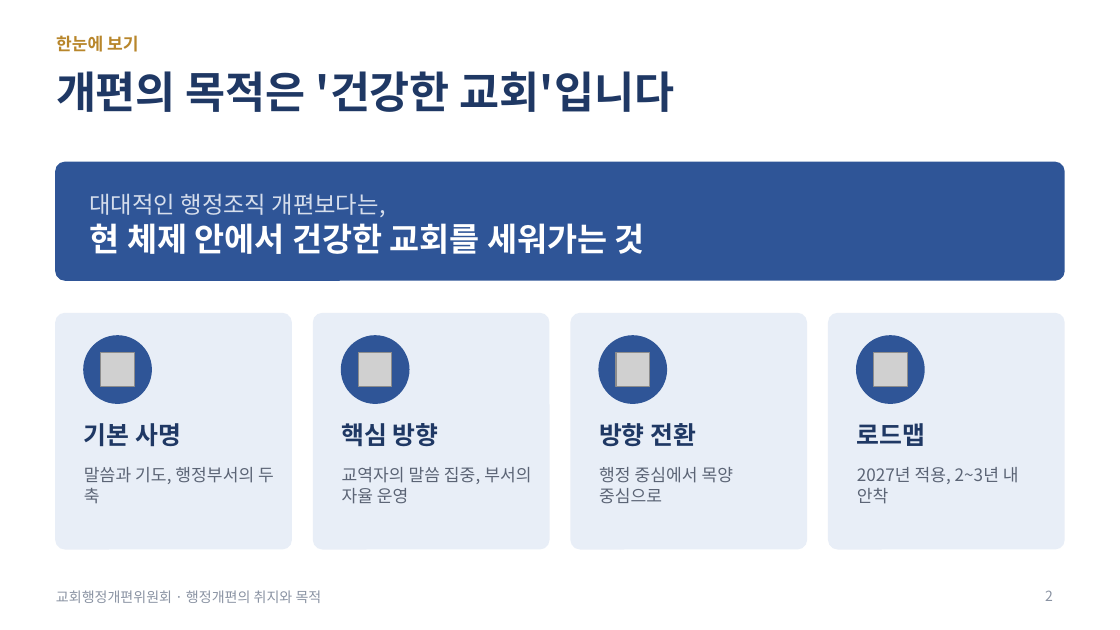
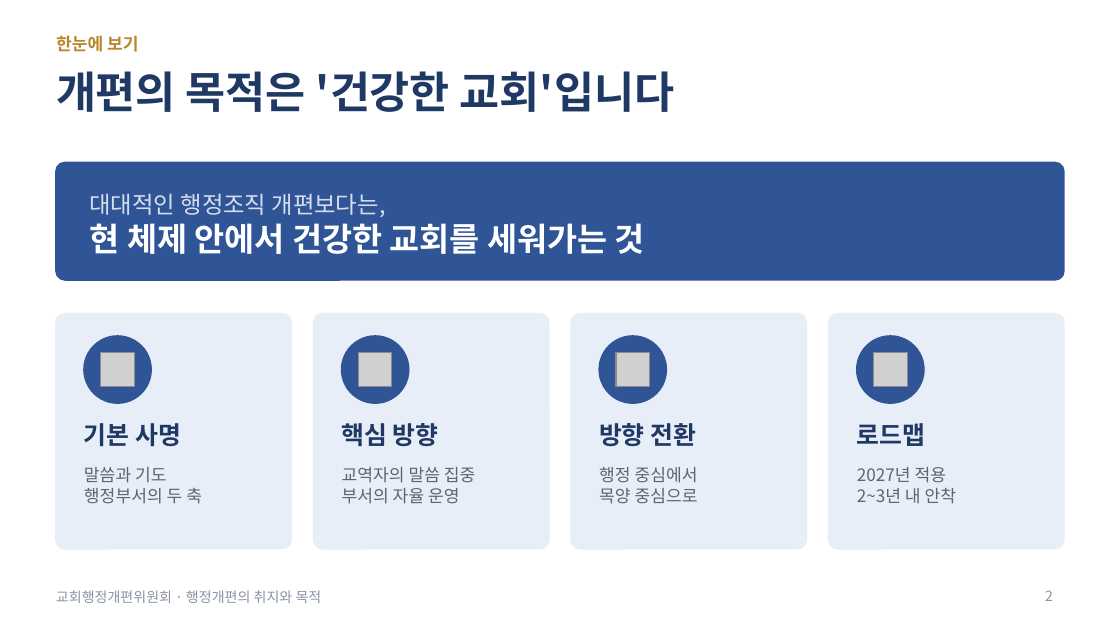
Before and after one commit to kgsdoing21-lab/-, a slide deck: slide 2 of 교회행정개편_취지와목적.pptx. Drawn at 1120x630 pixels with LibreOffice and Linux fonts; fonts in the diff are those of the drawing; grey boxes stand for pictures. Boxes give left, top, right and bottom in pixels: in the first picture for what was removed or moved away, otherwise in the second. Text is boxed around its words. In the diff, an @@ line names an element or a change of style, - is before the commit and + after.

```diff
--- a/교회행정개편_취지와목적.pptx
+++ b/교회행정개편_취지와목적.pptx
@@ text at (x1=84, y1=467, x2=202, y2=504): text changed @@
-말씀과 기도, 행정부서의 두 축
+말씀과 기도
+행정부서의 두 축
@@ text at (x1=342, y1=467, x2=476, y2=504): text changed @@
-교역자의 말씀 집중, 부서의 자율 운영
+교역자의 말씀 집중
+부서의 자율 운영
@@ text at (x1=599, y1=467, x2=698, y2=504): text changed @@
-행정 중심에서 목양 중심으로
+행정 중심에서
+목양 중심으로
@@ text at (x1=857, y1=467, x2=957, y2=504): text changed @@
-2027년 적용, 2~3년 내 안착
+2027년 적용
+2~3년 내 안착
```
Also in this commit, not shown: 5 other slides changed, 2 slides added.
